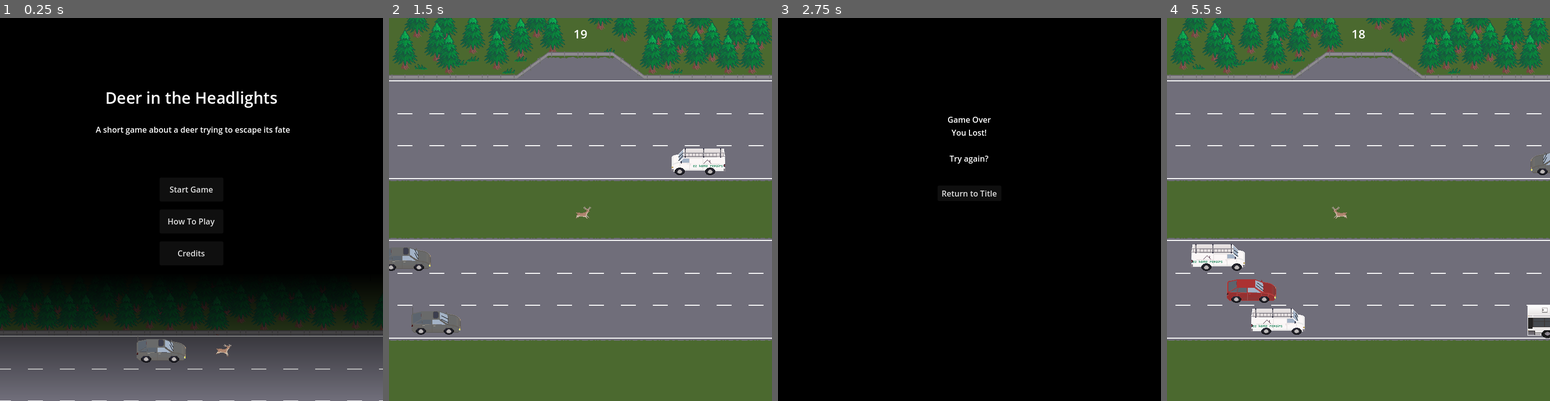
Above: before the commit, frames 1-4 (left to right).
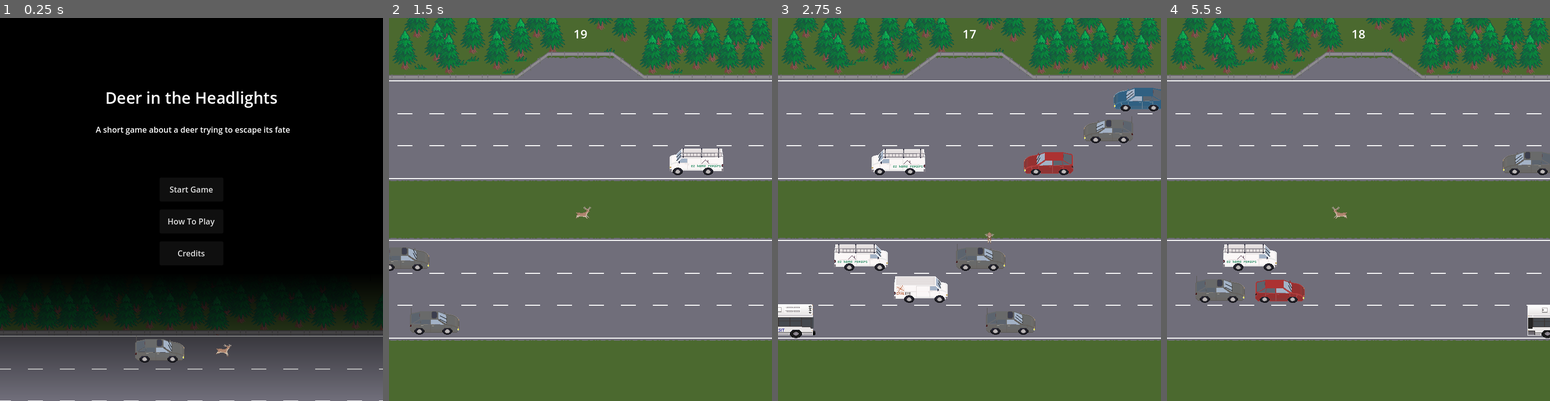
Above: after the commit, the same moments.

Repository: Pedro-T/deer-in-the-headlights
Game: Godot game, scene res://Main.tscn
Same seed, same stepped clock (60 frames per second), same inputs: the game is played once before the commit and once after it.
Inputs:
- Up to frame 1 (0.25 s): no input
- Up to frame 2 (1.5 s): click "Start Game" at 0.5 s; hold D (move_right) from 1.28 s (still down)
- Up to frame 3 (2.75 s): release D (move_right) at 2.03 s; hold S (move_down) from 2.03 s (still down)
- Up to frame 4 (5.5 s): release S (move_down) at 2.78 s; hold D (move_right) 2.78-3.53 s; tap Enter at 3.5 s; hold W (move_up) 3.53-4.25 s; click "Return to Title" at 4.25 s; hold A (move_left) from 5.03 s (still down)

The runs differ from the first frame. In frame 1, 0.2% of the frame differs, in the area x 35-49%, y 82-90%; in frame 2, 0.5%; in frame 3, 100%, in the area x 0-100%, y 0-100%; in frame 4, 3.1%.

Commit message:
tighten margins of all existing sprites

Diff:
--- a/deer-in-the-headlights/vehicle/animations/car_hatch_blue.tres
+++ b/deer-in-the-headlights/vehicle/animations/car_hatch_blue.tres
@@ -2,33 +2,36 @@
 
 [ext_resource type="Texture2D" uid="uid://dpxw8a6136ljh" path="res://vehicle/sprites/car_hatch_blue.png" id="1_t26fk"]
 
+[sub_resource type="AtlasTexture" id="AtlasTexture_t26fk"]
+atlas = ExtResource("1_t26fk")
+region = Rect2(0, 0, 99, 54)
+
 [sub_resource type="AtlasTexture" id="AtlasTexture_nchrj"]
 atlas = ExtResource("1_t26fk")
-region = Rect2(0, 0, 128, 64)
+region = Rect2(99, 0, 99, 54)
 
 [sub_resource type="AtlasTexture" id="AtlasTexture_2clkg"]
 atlas = ExtResource("1_t26fk")
-region = Rect2(128, 0, 128, 64)
+region = Rect2(198, 0, 99, 54)
 
 [sub_resource type="AtlasTexture" id="AtlasTexture_kopby"]
 atlas = ExtResource("1_t26fk")
-region = Rect2(256, 0, 128, 64)
+region = Rect2(297, 0, 99, 54)
 
 [sub_resource type="AtlasTexture" id="AtlasTexture_vid4r"]
 atlas = ExtResource("1_t26fk")
-region = Rect2(384, 0, 128, 64)
+region = Rect2(396, 0, 99, 54)
 
 [sub_resource type="AtlasTexture" id="AtlasTexture_k1nbn"]
 atlas = ExtResource("1_t26fk")
-region = Rect2(512, 0, 128, 64)
-
-[sub_resource type="AtlasTexture" id="AtlasTexture_yjuy8"]
-atlas = ExtResource("1_t26fk")
-region = Rect2(640, 0, 128, 64)
+region = Rect2(495, 0, 99, 54)
 
 [resource]
 animations = [{
 "frames": [{
+"duration": 1.0,
+"texture": SubResource("AtlasTexture_t26fk")
+}, {
 "duration": 1.0,
 "texture": SubResource("AtlasTexture_nchrj")
 }, {
@@ -43,9 +46,6 @@
 }, {
 "duration": 1.0,
 "texture": SubResource("AtlasTexture_k1nbn")
-}, {
-"duration": 1.0,
-"texture": SubResource("AtlasTexture_yjuy8")
 }],
 "loop": true,
 "name": &"L_rain",
--- a/deer-in-the-headlights/vehicle/animations/car_hatch_gray.tres
+++ b/deer-in-the-headlights/vehicle/animations/car_hatch_gray.tres
@@ -2,33 +2,36 @@
 
 [ext_resource type="Texture2D" uid="uid://dqrxjuqbigrvh" path="res://vehicle/sprites/car_hatch_gray.png" id="1_xyepj"]
 
+[sub_resource type="AtlasTexture" id="AtlasTexture_xyepj"]
+atlas = ExtResource("1_xyepj")
+region = Rect2(0, 0, 99, 54)
+
 [sub_resource type="AtlasTexture" id="AtlasTexture_0orpb"]
 atlas = ExtResource("1_xyepj")
-region = Rect2(0, 0, 128, 64)
+region = Rect2(99, 0, 99, 54)
 
 [sub_resource type="AtlasTexture" id="AtlasTexture_s1kwk"]
 atlas = ExtResource("1_xyepj")
-region = Rect2(128, 0, 128, 64)
+region = Rect2(198, 0, 99, 54)
 
 [sub_resource type="AtlasTexture" id="AtlasTexture_knoyb"]
 atlas = ExtResource("1_xyepj")
-region = Rect2(256, 0, 128, 64)
+region = Rect2(297, 0, 99, 54)
 
 [sub_resource type="AtlasTexture" id="AtlasTexture_n77a1"]
 atlas = ExtResource("1_xyepj")
-region = Rect2(384, 0, 128, 64)
+region = Rect2(396, 0, 99, 54)
 
 [sub_resource type="AtlasTexture" id="AtlasTexture_jdoop"]
 atlas = ExtResource("1_xyepj")
-region = Rect2(512, 0, 128, 64)
-
-[sub_resource type="AtlasTexture" id="AtlasTexture_7pqh4"]
-atlas = ExtResource("1_xyepj")
-region = Rect2(640, 0, 128, 64)
+region = Rect2(495, 0, 99, 54)
 
 [resource]
 animations = [{
 "frames": [{
+"duration": 1.0,
+"texture": SubResource("AtlasTexture_xyepj")
+}, {
 "duration": 1.0,
 "texture": SubResource("AtlasTexture_0orpb")
 }, {
@@ -43,9 +46,6 @@
 }, {
 "duration": 1.0,
 "texture": SubResource("AtlasTexture_jdoop")
-}, {
-"duration": 1.0,
-"texture": SubResource("AtlasTexture_7pqh4")
 }],
 "loop": true,
 "name": &"L_rain",
--- a/deer-in-the-headlights/vehicle/animations/car_hatch_red.tres
+++ b/deer-in-the-headlights/vehicle/animations/car_hatch_red.tres
@@ -2,33 +2,36 @@
 
 [ext_resource type="Texture2D" uid="uid://csxiaw8dyfdyu" path="res://vehicle/sprites/car_hatch_red.png" id="1_yfm2x"]
 
+[sub_resource type="AtlasTexture" id="AtlasTexture_yfm2x"]
+atlas = ExtResource("1_yfm2x")
+region = Rect2(0, 0, 99, 54)
+
 [sub_resource type="AtlasTexture" id="AtlasTexture_8i5kb"]
 atlas = ExtResource("1_yfm2x")
-region = Rect2(0, 0, 128, 64)
+region = Rect2(99, 0, 99, 54)
 
 [sub_resource type="AtlasTexture" id="AtlasTexture_mu4by"]
 atlas = ExtResource("1_yfm2x")
-region = Rect2(128, 0, 128, 64)
+region = Rect2(198, 0, 99, 54)
 
 [sub_resource type="AtlasTexture" id="AtlasTexture_j8vod"]
 atlas = ExtResource("1_yfm2x")
-region = Rect2(256, 0, 128, 64)
+region = Rect2(297, 0, 99, 54)
 
 [sub_resource type="AtlasTexture" id="AtlasTexture_bf8x0"]
 atlas = ExtResource("1_yfm2x")
-region = Rect2(384, 0, 128, 64)
+region = Rect2(396, 0, 99, 54)
 
 [sub_resource type="AtlasTexture" id="AtlasTexture_ye7ff"]
 atlas = ExtResource("1_yfm2x")
-region = Rect2(512, 0, 128, 64)
-
-[sub_resource type="AtlasTexture" id="AtlasTexture_c7j36"]
-atlas = ExtResource("1_yfm2x")
-region = Rect2(640, 0, 128, 64)
+region = Rect2(495, 0, 99, 54)
 
 [resource]
 animations = [{
 "frames": [{
+"duration": 1.0,
+"texture": SubResource("AtlasTexture_yfm2x")
+}, {
 "duration": 1.0,
 "texture": SubResource("AtlasTexture_8i5kb")
 }, {
@@ -43,9 +46,6 @@
 }, {
 "duration": 1.0,
 "texture": SubResource("AtlasTexture_ye7ff")
-}, {
-"duration": 1.0,
-"texture": SubResource("AtlasTexture_c7j36")
 }],
 "loop": true,
 "name": &"L_rain",
--- a/deer-in-the-headlights/vehicle/animations/van_ce.tres
+++ b/deer-in-the-headlights/vehicle/animations/van_ce.tres
@@ -3,74 +3,74 @@
 [ext_resource type="Texture2D" uid="uid://c11i3aw5iln48" path="res://vehicle/sprites/work_van_ce_L.png" id="1_pqilh"]
 [ext_resource type="Texture2D" uid="uid://do8q6268ywlc2" path="res://vehicle/sprites/work_van_ce_R.png" id="2_mfhx1"]
 
-[sub_resource type="AtlasTexture" id="AtlasTexture_d81y8"]
+[sub_resource type="AtlasTexture" id="AtlasTexture_mvygm"]
 atlas = ExtResource("1_pqilh")
-region = Rect2(0, 0, 128, 64)
+region = Rect2(0, 0, 110, 54)
 
-[sub_resource type="AtlasTexture" id="AtlasTexture_s4ncb"]
+[sub_resource type="AtlasTexture" id="AtlasTexture_uhush"]
 atlas = ExtResource("1_pqilh")
-region = Rect2(128, 0, 128, 64)
+region = Rect2(110, 0, 110, 54)
 
-[sub_resource type="AtlasTexture" id="AtlasTexture_21kir"]
+[sub_resource type="AtlasTexture" id="AtlasTexture_8amlp"]
 atlas = ExtResource("1_pqilh")
-region = Rect2(256, 0, 128, 64)
+region = Rect2(220, 0, 110, 54)
 
-[sub_resource type="AtlasTexture" id="AtlasTexture_d4pvf"]
+[sub_resource type="AtlasTexture" id="AtlasTexture_evhkh"]
 atlas = ExtResource("1_pqilh")
-region = Rect2(384, 0, 128, 64)
+region = Rect2(330, 0, 110, 54)
 
-[sub_resource type="AtlasTexture" id="AtlasTexture_q7u6r"]
+[sub_resource type="AtlasTexture" id="AtlasTexture_yxe3s"]
 atlas = ExtResource("1_pqilh")
-region = Rect2(512, 0, 128, 64)
+region = Rect2(440, 0, 110, 54)
 
-[sub_resource type="AtlasTexture" id="AtlasTexture_agxwt"]
+[sub_resource type="AtlasTexture" id="AtlasTexture_g03ko"]
 atlas = ExtResource("1_pqilh")
-region = Rect2(640, 0, 128, 64)
+region = Rect2(550, 0, 110, 54)
 
-[sub_resource type="AtlasTexture" id="AtlasTexture_hwhj3"]
+[sub_resource type="AtlasTexture" id="AtlasTexture_r56qs"]
 atlas = ExtResource("2_mfhx1")
-region = Rect2(0, 0, 128, 64)
+region = Rect2(0, 0, 110, 54)
 
-[sub_resource type="AtlasTexture" id="AtlasTexture_6pcvs"]
+[sub_resource type="AtlasTexture" id="AtlasTexture_uyk5i"]
 atlas = ExtResource("2_mfhx1")
-region = Rect2(128, 0, 128, 64)
+region = Rect2(110, 0, 110, 54)
 
-[sub_resource type="AtlasTexture" id="AtlasTexture_cdo74"]
+[sub_resource type="AtlasTexture" id="AtlasTexture_bx0of"]
 atlas = ExtResource("2_mfhx1")
-region = Rect2(256, 0, 128, 64)
+region = Rect2(220, 0, 110, 54)
 
-[sub_resource type="AtlasTexture" id="AtlasTexture_iktxv"]
+[sub_resource type="AtlasTexture" id="AtlasTexture_mh6t1"]
 atlas = ExtResource("2_mfhx1")
-region = Rect2(384, 0, 128, 64)
+region = Rect2(330, 0, 110, 54)
 
-[sub_resource type="AtlasTexture" id="AtlasTexture_fdodi"]
+[sub_resource type="AtlasTexture" id="AtlasTexture_wy1n0"]
 atlas = ExtResource("2_mfhx1")
-region = Rect2(512, 0, 128, 64)
+region = Rect2(440, 0, 110, 54)
 
-[sub_resource type="AtlasTexture" id="AtlasTexture_7j2ol"]
+[sub_resource type="AtlasTexture" id="AtlasTexture_r116a"]
 atlas = ExtResource("2_mfhx1")
-region = Rect2(640, 0, 128, 64)
+region = Rect2(550, 0, 110, 54)
 
 [resource]
 animations = [{
 "frames": [{
 "duration": 1.0,
-"texture": SubResource("AtlasTexture_d81y8")
+"texture": SubResource("AtlasTexture_mvygm")
 }, {
 "duration": 1.0,
-"texture": SubResource("AtlasTexture_s4ncb")
+"texture": SubResource("AtlasTexture_uhush")
 }, {
 "duration": 1.0,
-"texture": SubResource("AtlasTexture_21kir")
+"texture": SubResource("AtlasTexture_8amlp")
 }, {
 "duration": 1.0,
-"texture": SubResource("AtlasTexture_d4pvf")
+"texture": SubResource("AtlasTexture_evhkh")
 }, {
 "duration": 1.0,
-"texture": SubResource("AtlasTexture_q7u6r")
+"texture": SubResource("AtlasTexture_yxe3s")
 }, {
 "duration": 1.0,
-"texture": SubResource("AtlasTexture_agxwt")
+"texture": SubResource("AtlasTexture_g03ko")
 }],
 "loop": true,
 "name": &"L_rain",
@@ -78,22 +78,22 @@
 }, {
 "frames": [{
 "duration": 1.0,
-"texture": SubResource("AtlasTexture_hwhj3")
+"texture": SubResource("AtlasTexture_r56qs")
 }, {
 "duration": 1.0,
-"texture": SubResource("AtlasTexture_6pcvs")
+"texture": SubResource("AtlasTexture_uyk5i")
 }, {
 "duration": 1.0,
-"texture": SubResource("AtlasTexture_cdo74")
+"texture": SubResource("AtlasTexture_bx0of")
 }, {
 "duration": 1.0,
-"texture": SubResource("AtlasTexture_iktxv")
+"texture": SubResource("AtlasTexture_mh6t1")
 }, {
 "duration": 1.0,
-"texture": SubResource("AtlasTexture_fdodi")
+"texture": SubResource("AtlasTexture_wy1n0")
 }, {
 "duration": 1.0,
-"texture": SubResource("AtlasTexture_7j2ol")
+"texture": SubResource("AtlasTexture_r116a")
 }],
 "loop": true,
 "name": &"R_rain",
--- a/deer-in-the-headlights/vehicle/animations/van_hr.tres
+++ b/deer-in-the-headlights/vehicle/animations/van_hr.tres
@@ -3,74 +3,74 @@
 [ext_resource type="Texture2D" uid="uid://cv5nvxprdu3n6" path="res://vehicle/sprites/work_van_hr_L.png" id="1_td7if"]
 [ext_resource type="Texture2D" uid="uid://h1q184pubq6b" path="res://vehicle/sprites/work_van_hr_R.png" id="2_fe6uu"]
 
-[sub_resource type="AtlasTexture" id="AtlasTexture_7gi3u"]
+[sub_resource type="AtlasTexture" id="AtlasTexture_afnfx"]
 atlas = ExtResource("1_td7if")
-region = Rect2(0, 0, 128, 64)
+region = Rect2(0, 0, 110, 54)
 
-[sub_resource type="AtlasTexture" id="AtlasTexture_wsdql"]
+[sub_resource type="AtlasTexture" id="AtlasTexture_c810e"]
 atlas = ExtResource("1_td7if")
-region = Rect2(128, 0, 128, 64)
+region = Rect2(110, 0, 110, 54)
 
-[sub_resource type="AtlasTexture" id="AtlasTexture_uucqt"]
+[sub_resource type="AtlasTexture" id="AtlasTexture_jy3tn"]
 atlas = ExtResource("1_td7if")
-region = Rect2(256, 0, 128, 64)
+region = Rect2(220, 0, 110, 54)
 
-[sub_resource type="AtlasTexture" id="AtlasTexture_8b6mf"]
+[sub_resource type="AtlasTexture" id="AtlasTexture_8auc4"]
 atlas = ExtResource("1_td7if")
-region = Rect2(384, 0, 128, 64)
+region = Rect2(330, 0, 110, 54)
 
-[sub_resource type="AtlasTexture" id="AtlasTexture_wtiw7"]
+[sub_resource type="AtlasTexture" id="AtlasTexture_jb0k1"]
 atlas = ExtResource("1_td7if")
-region = Rect2(512, 0, 128, 64)
+region = Rect2(440, 0, 110, 54)
 
-[sub_resource type="AtlasTexture" id="AtlasTexture_ofd5l"]
+[sub_resource type="AtlasTexture" id="AtlasTexture_sbtds"]
 atlas = ExtResource("1_td7if")
-region = Rect2(640, 0, 128, 64)
+region = Rect2(550, 0, 110, 54)
 
-[sub_resource type="AtlasTexture" id="AtlasTexture_rs5rj"]
+[sub_resource type="AtlasTexture" id="AtlasTexture_jl67n"]
 atlas = ExtResource("2_fe6uu")
-region = Rect2(0, 0, 128, 64)
+region = Rect2(0, 0, 110, 54)
 
-[sub_resource type="AtlasTexture" id="AtlasTexture_7vvdf"]
+[sub_resource type="AtlasTexture" id="AtlasTexture_710ci"]
 atlas = ExtResource("2_fe6uu")
-region = Rect2(128, 0, 128, 64)
+region = Rect2(110, 0, 110, 54)
 
-[sub_resource type="AtlasTexture" id="AtlasTexture_363qu"]
+[sub_resource type="AtlasTexture" id="AtlasTexture_hlu7h"]
 atlas = ExtResource("2_fe6uu")
-region = Rect2(256, 0, 128, 64)
+region = Rect2(220, 0, 110, 54)
 
-[sub_resource type="AtlasTexture" id="AtlasTexture_vxre8"]
+[sub_resource type="AtlasTexture" id="AtlasTexture_wemol"]
 atlas = ExtResource("2_fe6uu")
-region = Rect2(384, 0, 128, 64)
+region = Rect2(330, 0, 110, 54)
 
-[sub_resource type="AtlasTexture" id="AtlasTexture_jpy5p"]
+[sub_resource type="AtlasTexture" id="AtlasTexture_qx2ug"]
 atlas = ExtResource("2_fe6uu")
-region = Rect2(512, 0, 128, 64)
+region = Rect2(440, 0, 110, 54)
 
-[sub_resource type="AtlasTexture" id="AtlasTexture_8l7by"]
+[sub_resource type="AtlasTexture" id="AtlasTexture_rfv42"]
 atlas = ExtResource("2_fe6uu")
-region = Rect2(640, 0, 128, 64)
+region = Rect2(550, 0, 110, 54)
 
 [resource]
 animations = [{
 "frames": [{
 "duration": 1.0,
-"texture": SubResource("AtlasTexture_7gi3u")
+"texture": SubResource("AtlasTexture_afnfx")
 }, {
 "duration": 1.0,
-"texture": SubResource("AtlasTexture_wsdql")
+"texture": SubResource("AtlasTexture_c810e")
 }, {
 "duration": 1.0,
-"texture": SubResource("AtlasTexture_uucqt")
+"texture": SubResource("AtlasTexture_jy3tn")
 }, {
 "duration": 1.0,
-"texture": SubResource("AtlasTexture_8b6mf")
+"texture": SubResource("AtlasTexture_8auc4")
 }, {
 "duration": 1.0,
-"texture": SubResource("AtlasTexture_wtiw7")
+"texture": SubResource("AtlasTexture_jb0k1")
 }, {
 "duration": 1.0,
-"texture": SubResource("AtlasTexture_ofd5l")
+"texture": SubResource("AtlasTexture_sbtds")
 }],
 "loop": true,
 "name": &"L_rain",
@@ -78,22 +78,22 @@
 }, {
 "frames": [{
 "duration": 1.0,
-"texture": SubResource("AtlasTexture_rs5rj")
+"texture": SubResource("AtlasTexture_jl67n")
 }, {
 "duration": 1.0,
-"texture": SubResource("AtlasTexture_7vvdf")
+"texture": SubResource("AtlasTexture_710ci")
 }, {
 "duration": 1.0,
-"texture": SubResource("AtlasTexture_363qu")
+"texture": SubResource("AtlasTexture_hlu7h")
 }, {
 "duration": 1.0,
-"texture": SubResource("AtlasTexture_vxre8")
+"texture": SubResource("AtlasTexture_wemol")
 }, {
 "duration": 1.0,
-"texture": SubResource("AtlasTexture_jpy5p")
+"texture": SubResource("AtlasTexture_qx2ug")
 }, {
 "duration": 1.0,
-"texture": SubResource("AtlasTexture_8l7by")
+"texture": SubResource("AtlasTexture_rfv42")
 }],
 "loop": true,
 "name": &"R_rain",
Binary file changed: deer-in-the-headlights/vehicle/sprites/car_hatch_blue.png
Binary file changed: deer-in-the-headlights/vehicle/sprites/car_hatch_gray.png
Binary file changed: deer-in-the-headlights/vehicle/sprites/car_hatch_red.png
Binary file changed: deer-in-the-headlights/vehicle/sprites/work_van_ce_L.png
Binary file changed: deer-in-the-headlights/vehicle/sprites/work_van_ce_R.png
Binary file changed: deer-in-the-headlights/vehicle/sprites/work_van_hr_L.png
Binary file changed: deer-in-the-headlights/vehicle/sprites/work_van_hr_R.png
